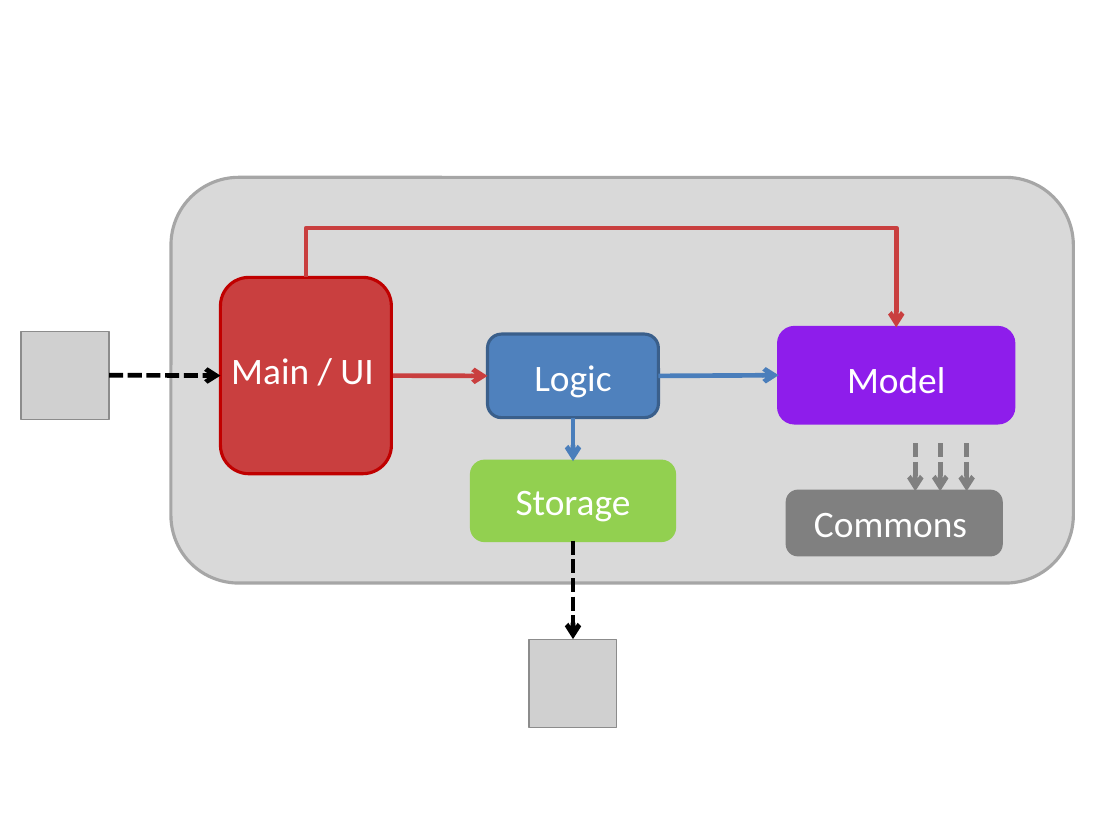
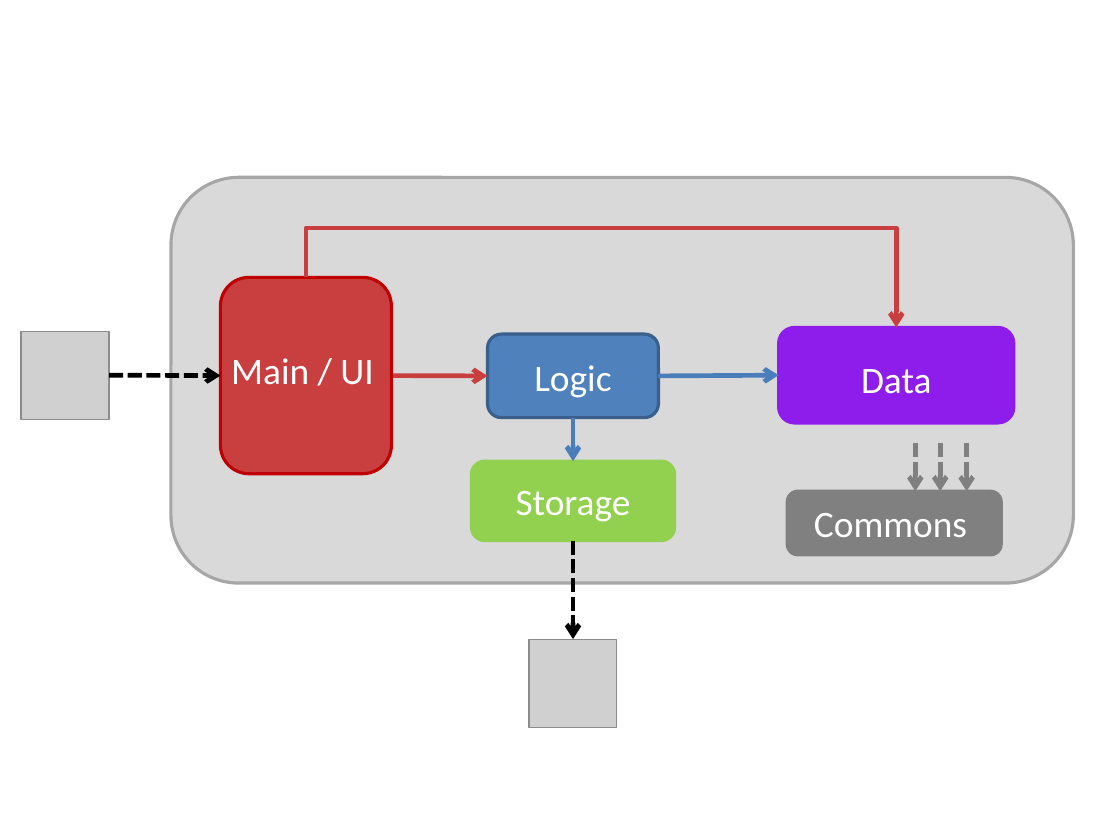
Before and after one commit to nusCS2113-AY1819S1/addressbook-level3, a slide deck: slide 6 of docs/Diagrams.pptx. Drawn at 1120x840 pixels with LibreOffice and Linux fonts; fonts in the diff are those of the drawing; grey boxes stand for pictures. Boxes give left, top, right and bottom in pixels: in the first picture for what was removed or moved away, otherwise in the second. Text is boxed around its words. In the diff, an @@ line names an element or a change of style, - is before the commit and + after.

```diff
--- a/docs/Diagrams.pptx
+++ b/docs/Diagrams.pptx
@@ text in rectangle at [861, 369, 931, 394]: text changed @@
-Model
+Data
```
Also in this commit, not shown: 1 other slide changed, 3 other files.
